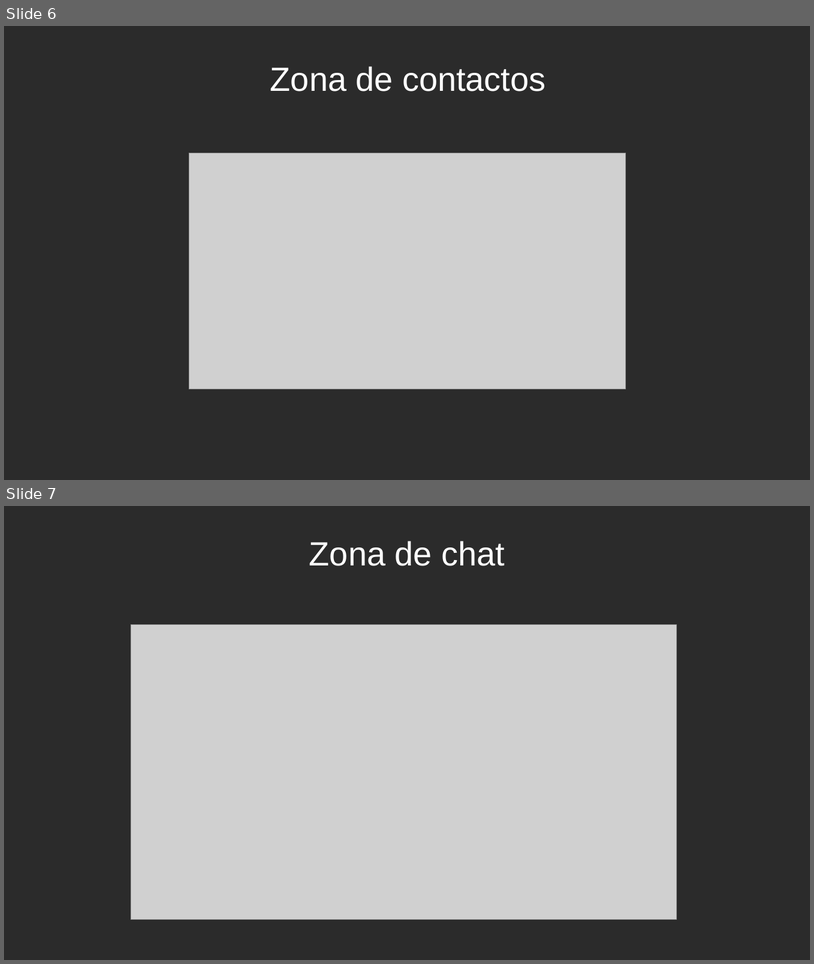
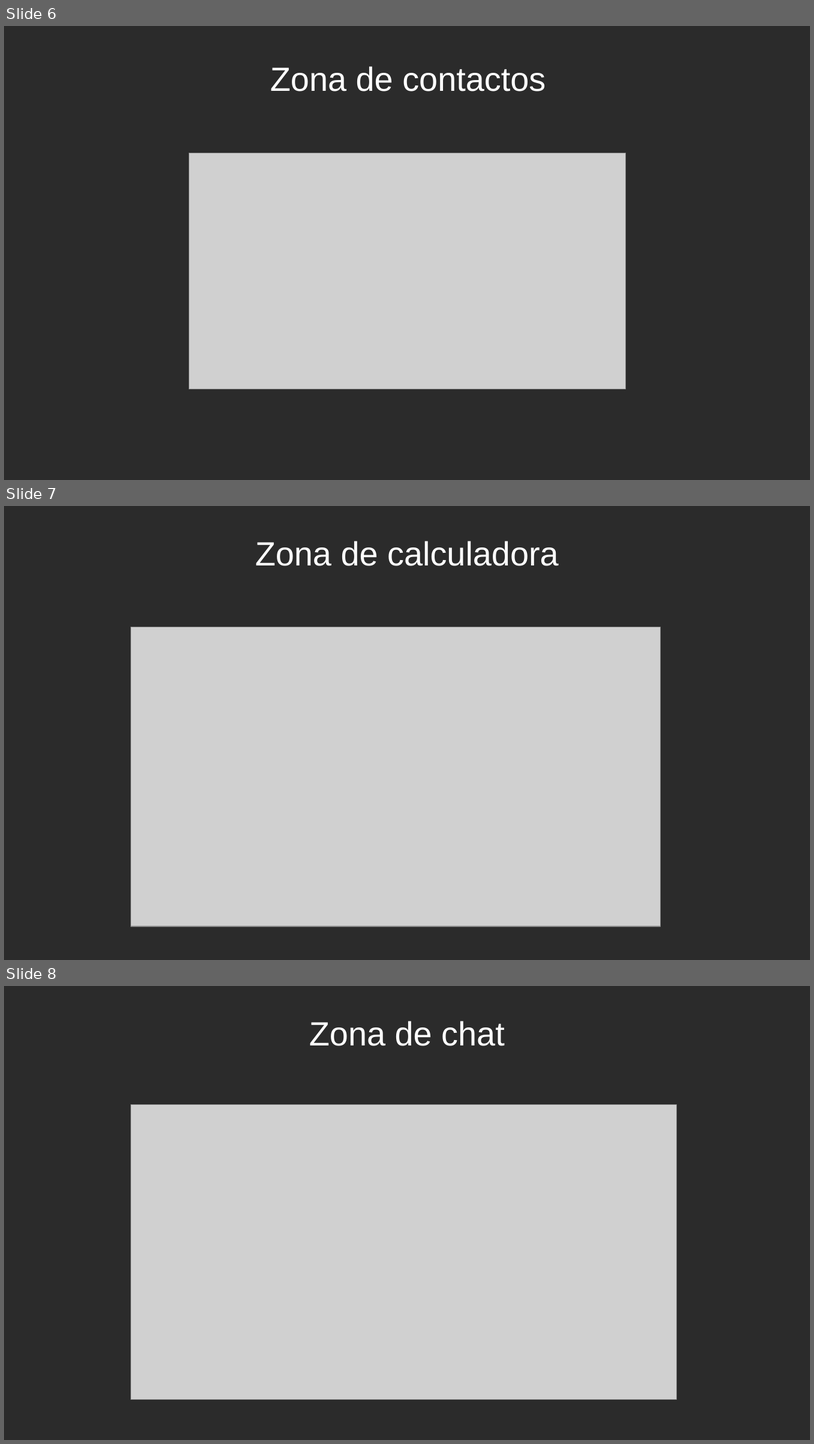
Before and after one commit to PabloLuisMolinaBlanes/RadioPlatform, a slide deck: Presentacion/presentacion.odp. Shown one above the other, each under a label of ours: slides 6 and 7 before the commit, slides 6, 7 and 8 after it. The pictures are 814x964 and 814x1444 pixels, drawn with LibreOffice and Linux fonts; fonts in the diff are those of the drawing; grey boxes stand for pictures; background and template pictures are left out; a plain dark background stands for a picture behind light text. Boxes give left, top, right and bottom in pixels: in the first picture for what was removed or moved away, otherwise in the second. Text is boxed around its words. In the diff, an @@ line names an element or a change of style, - is before the commit and + after.

Commit message:
Updated presentation

```diff
--- a/Presentacion/presentacion.odp
+++ b/Presentacion/presentacion.odp
@@ slide 7 added at [4, 506, 810, 960], background picture (left out) @@
@@ title added at [255, 541, 559, 566], 33 pt, text #FFFFFF @@
+Zona de calculadora
@@ picture added at [131, 627, 660, 926] @@
@@ what was slide 7 is now slide 8 @@
```
Also in this commit, not shown: 2 other files.
